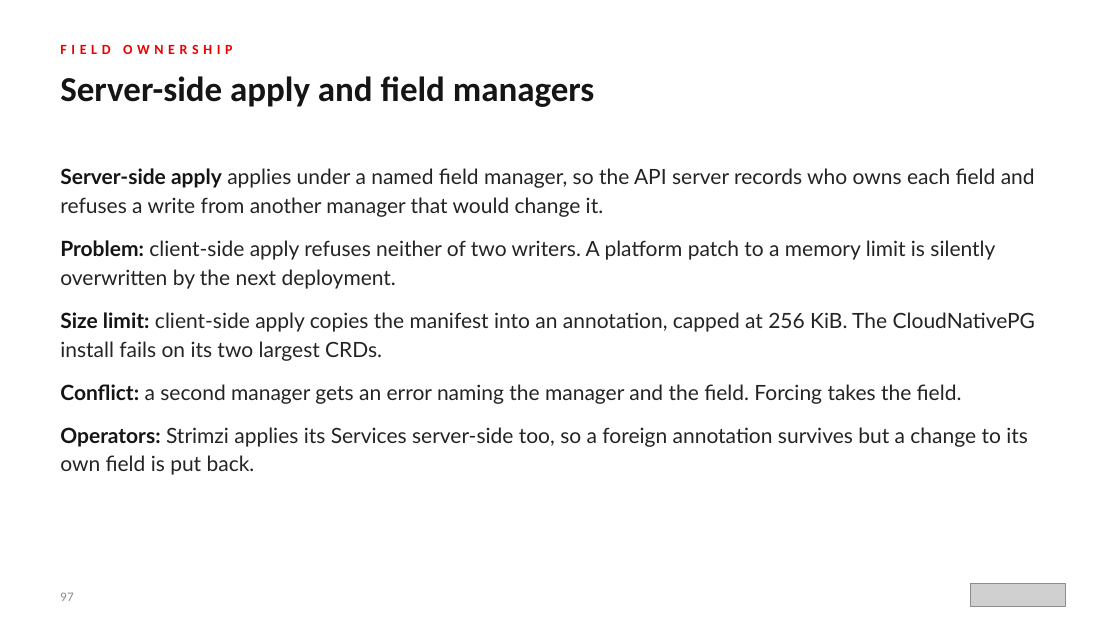
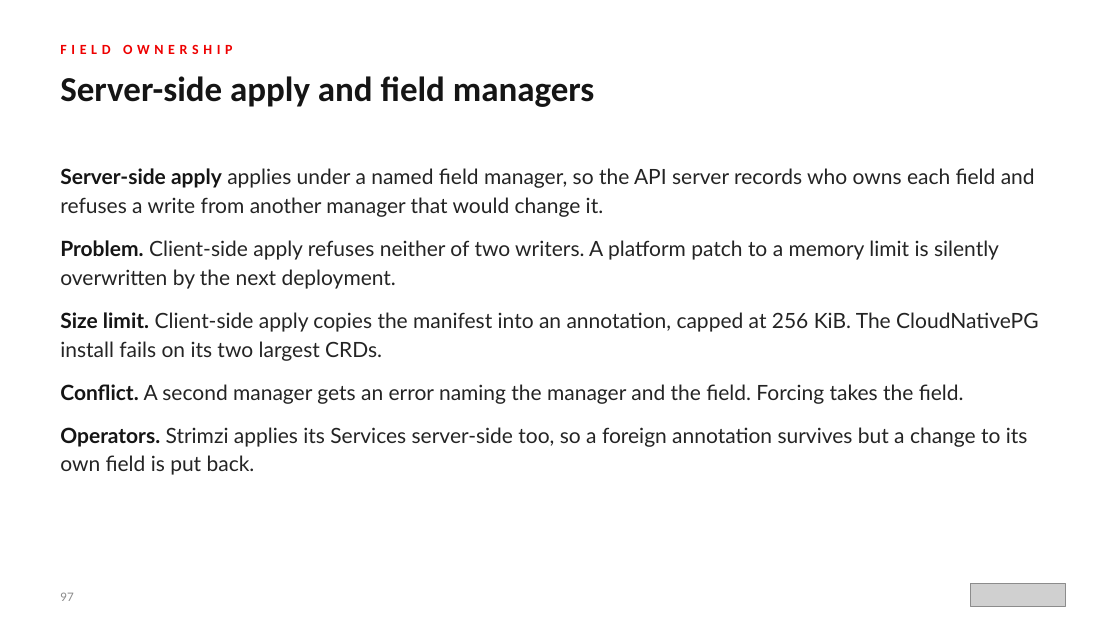
Before and after one commit to patterncatalyst/event-driven-patterns-with-quarkus-and-camel, a slide deck: slide 97 of lgtm-presentation/Event-Driven-Patterns-with-Quarkus-and-Camel.pptx. Drawn at 1120x630 pixels with LibreOffice and Linux fonts; fonts in the diff are those of the drawing; grey boxes stand for pictures. Boxes give left, top, right and bottom in pixels: in the first picture for what was removed or moved away, otherwise in the second. Text is boxed around its words. In the diff, an @@ line names an element or a change of style, - is before the commit and + after.

```diff
--- a/lgtm-presentation/Event-Driven-Patterns-with-Quarkus-and-Camel.pptx
+++ b/lgtm-presentation/Event-Driven-Patterns-with-Quarkus-and-Camel.pptx
@@ text at box(60, 240, 1038, 475): text changed @@
-● Problem: client-side apply refuses neither of two writers. A platform patch to a memory limit is silently overwritten by the next deployment.
-● Size limit: client-side apply copies the manifest into an annotation, capped at 256 KiB. The CloudNativePG install fails on its two largest CRDs.
-● Conflict: a second manager gets an error naming the manager and the field. Forcing takes the field.
-● Operators: Strimzi applies its Services server-side too, so a foreign annotation survives but a change to its own field is put back.
+● Problem. Client-side apply refuses neither of two writers. A platform patch to a memory limit is silently overwritten by the next deployment.
+● Size limit. Client-side apply copies the manifest into an annotation, capped at 256 KiB. The CloudNativePG install fails on its two largest CRDs.
+● Conflict. A second manager gets an error naming the manager and the field. Forcing takes the field.
+● Operators. Strimzi applies its Services server-side too, so a foreign annotation survives but a change to its own field is put back.
```
Also in this commit, not shown: 27 other slides changed, 22 other files.
